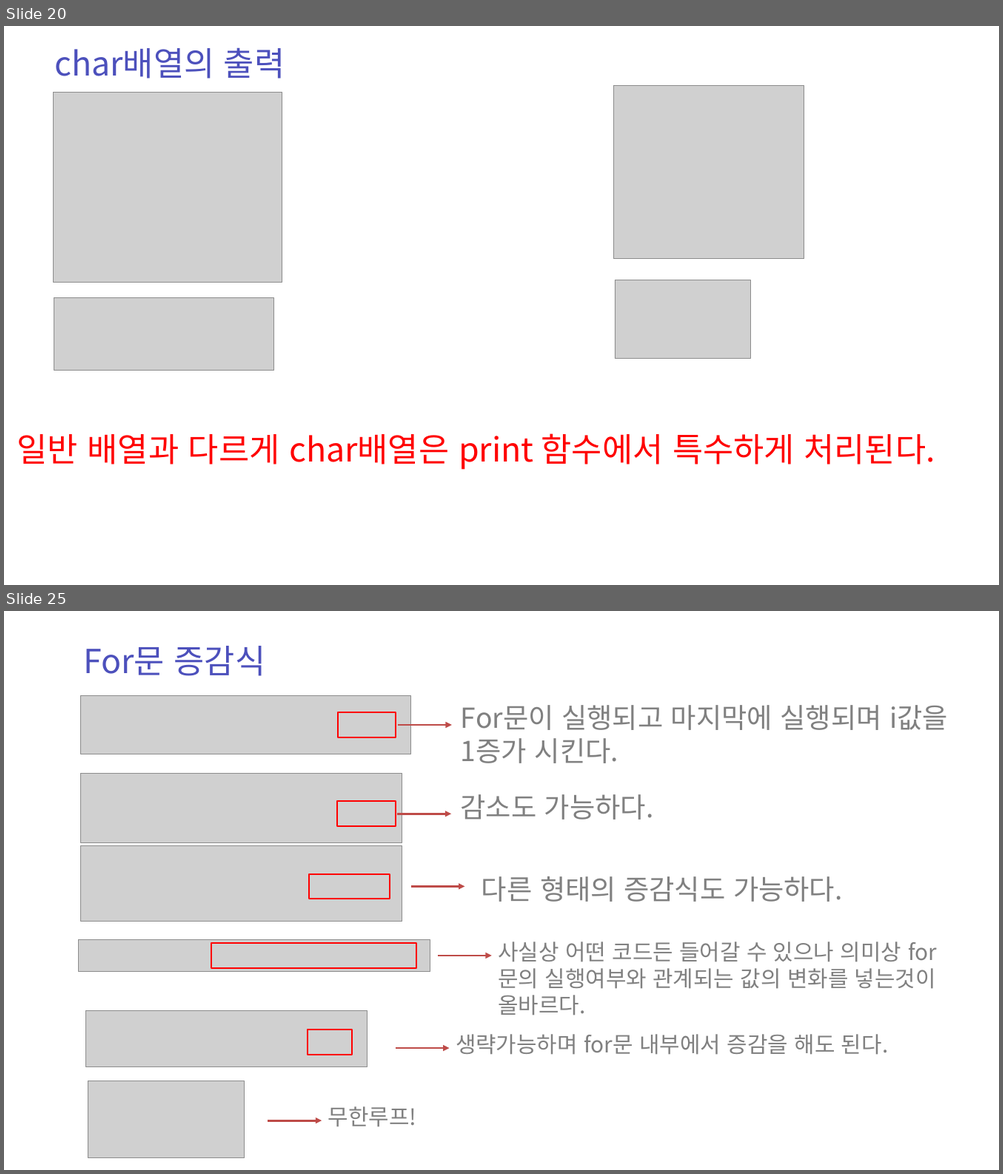
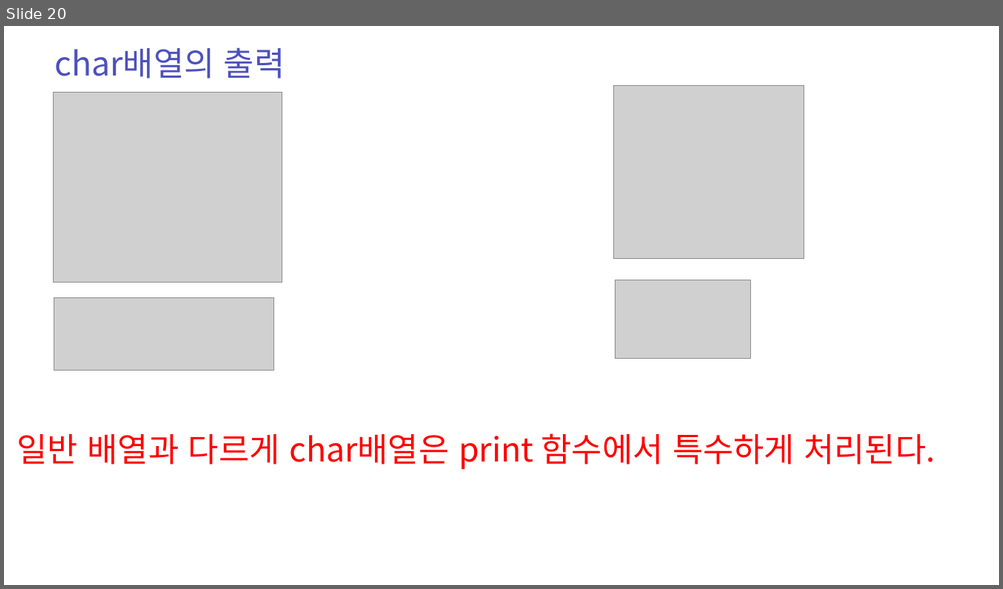
Before and after one commit to zest132/JavaLecture, a slide deck: JavaLecture/LectureFile/java 5강.pptx. Shown one above the other, each under a label of ours: slides 20 and 25 before the commit, slide 20 after it; the slides between them are not shown. The pictures are 1003x1174 and 1003x589 pixels, drawn with LibreOffice and Linux fonts; fonts in the diff are those of the drawing; grey boxes stand for pictures. Boxes give left, top, right and bottom in pixels: in the first picture for what was removed or moved away, otherwise in the second. Text is boxed around its words. In the diff, an @@ line names an element or a change of style, - is before the commit and + after.

```diff
--- a/JavaLecture/LectureFile/java 5강.pptx
+++ b/JavaLecture/LectureFile/java 5강.pptx
@@ slide 25 removed at (4, 611, 999, 1170), background #FFFFFF @@
@@ text removed at (83, 646, 266, 676) @@
-For문 증감식
@@ picture removed at (80, 696, 411, 755) @@
@@ rectangle removed at (338, 712, 396, 738) @@
@@ text removed at (461, 705, 948, 763) @@
-For문이 실행되고 마지막에 실행되며 i값을 1증가 시킨다.
@@ arrow removed from (398, 725) to (452, 725) @@
@@ picture removed at (80, 773, 402, 843) @@
@@ rectangle removed at (337, 801, 395, 826) @@
@@ text removed at (460, 795, 654, 820) @@
-감소도 가능하다.
@@ arrow removed from (398, 814) to (451, 814) @@
@@ picture removed at (80, 846, 402, 922) @@
@@ rectangle removed at (308, 874, 389, 899) @@
@@ text removed at (481, 877, 842, 902) @@
-다른 형태의 증감식도 가능하다.
@@ arrow removed from (411, 886) to (464, 886) @@
@@ picture removed at (79, 940, 430, 971) @@
@@ rectangle removed at (211, 943, 416, 968) @@
@@ text removed at (498, 942, 936, 1016) @@
-사실상 어떤 코드든 들어갈 수 있으나 의미상 for문의 실행여부와 관계되는 값의 변화를 넣는것이 올바르다.
@@ arrow removed from (438, 956) to (492, 956) @@
@@ picture removed at (86, 1011, 367, 1067) @@
@@ rectangle removed at (307, 1030, 352, 1054) @@
@@ arrow removed from (395, 1048) to (449, 1048) @@
@@ text removed at (455, 1034, 888, 1055) @@
-생략가능하며 for문 내부에서 증감을 해도 된다.
@@ picture removed at (88, 1082, 244, 1158) @@
@@ arrow removed from (267, 1121) to (321, 1121) @@
@@ text removed at (328, 1107, 417, 1128) @@
-무한루프!
```
Also in this commit, not shown: 2 slides changed, 10 slides added, 19 other slides removed, 3 other files.
